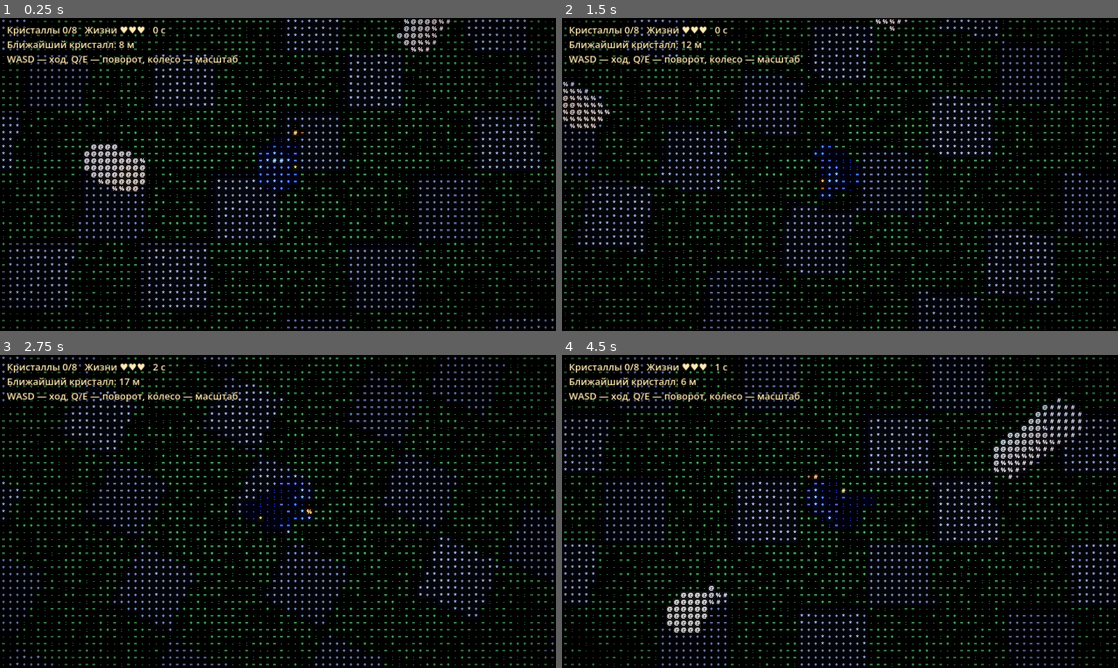
Above: before the commit, frames 1-4 (two rows, left to right).
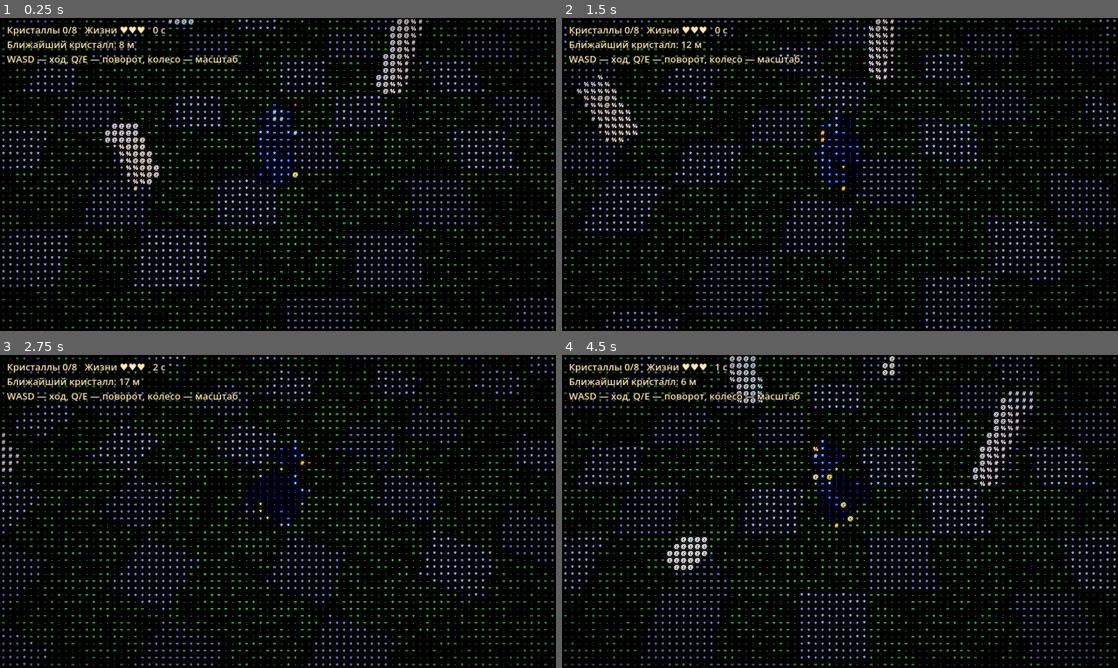
Above: after the commit, the same moments.

Repository: arteick/proxy-test
Game: Godot game, scene res://main.tscn
Two runs of this game, one before a commit and one after it. Both use one fixed random seed, a clock stepped at 60 frames per second and the inputs below.
Inputs (mouse positions are in pixels of both pictures, inside the frame that each line leads up to):
- Up to frame 1 (0.25 s): no input
- Up to frame 2 (1.5 s): tap Enter at 0.5 s; move the mouse to (962, 158) at 0.52 s; hold D 0.53-1.28 s; tap R at 0.6 s; click (962, 158) at 0.67 s; move the mouse to (728, 190) at 1.27 s; hold S from 1.28 s (still down); tap Q at 1.35 s
- Up to frame 3 (2.75 s): move the mouse to (333, 442) at 2.02 s; release S at 2.03 s; hold D from 2.03 s (still down); hold E from 2.03 s (still down)
- Up to frame 4 (4.5 s): move the mouse to (812, 574) at 2.77 s; release D at 2.78 s; release E at 2.78 s; hold W 2.78-3.53 s; tap R at 2.85 s; click (812, 574) at 2.92 s; move the mouse to (1006, 558) at 3.52 s; hold Q 3.53-4.28 s; hold A from 3.53 s (still down); move the mouse to (673, 464) at 4.27 s; tap E at 4.35 s

The runs differ from the first frame. In frame 1, 10% of the frame differs, in the area x 0-100%, y 0-100%; in frame 2, 9.5%; in frame 3, 8.7%; in frame 4, 11%.

Commit message:
Чат: камера под наклоном ~52°
Co-Authored-By: Claude Sonnet 5.5 <noreply@anthropic.com>
Claude-Session: https://claude.ai/code/session_01FFENWW57c613sCPcBGXSNE

Diff:
--- a/godot/scripts/move.gd
+++ b/godot/scripts/move.gd
@@ -27,8 +27,8 @@
 static func look(yaw: float, pitch: float, rel: Vector2, sens: float) -> Vector2:
 	return Vector2(yaw - rel.x * sens, clampf(pitch + rel.y * sens, PITCH_MIN, PITCH_MAX))
 
-# Вид сверху, как в пиксельных играх: камера почти над героем (наклон ~80°), W — вверх экрана.
-const TOP_PITCH := 1.4
-const TOP_DIST := 13.0
+# Вид сверху, как в пиксельных играх: камера сверху-сзади под наклоном ~52° (видно героя, не только макушку), W — вверх экрана.
+const TOP_PITCH := 0.9
+const TOP_DIST := 14.0
 static func top_down_cam(base: Vector3, yaw: float, zoom: float) -> Vector3:
 	return base + Vector3(0, 0, TOP_DIST * zoom).rotated(Vector3.RIGHT, -TOP_PITCH).rotated(Vector3.UP, yaw)
--- a/godot/tests/run.gd
+++ b/godot/tests/run.gd
@@ -29,7 +29,7 @@
 	check(p.z >= 1.5 - 0.001, "коллизия: не заходит в колонну")
 	check(Move.step(Vector3(5, 0, 5), Vector3(1, 0, 0), 2.0, 0.5, 0.5, wall).x == 6.0, "движение без препятствий")
 	var tc := Move.top_down_cam(Vector3.ZERO, 0.0, 1.0)
-	check(tc.y > 12.0 and tc.z > 0.0 and tc.z < 3.0, "камера: вид сверху, почти над героем")
+	check(tc.y > 8.0 and tc.y < 12.0 and tc.z > 6.0 and tc.z < 10.0, "камера: вид сверху под наклоном, не строго над героем")
 	var lk := Move.look(0.0, 0.5, Vector2(100, 0), 0.01)
 	check(is_equal_approx(lk.x, -1.0) and is_equal_approx(lk.y, 0.5), "камера: мышь вправо поворачивает yaw")
 	check(is_equal_approx(Move.look(0.0, 0.5, Vector2(0, 1000), 0.01).y, Move.PITCH_MAX) and is_equal_approx(Move.look(0.0, 0.5, Vector2(0, -1000), 0.01).y, Move.PITCH_MIN), "камера: наклон ограничен")
Not shown, changed: docs/MEMORY.md
Not shown, changed: docs/PROGRESS.md
Not shown, added: docs/chat/20261026-025910-zvgx.md
